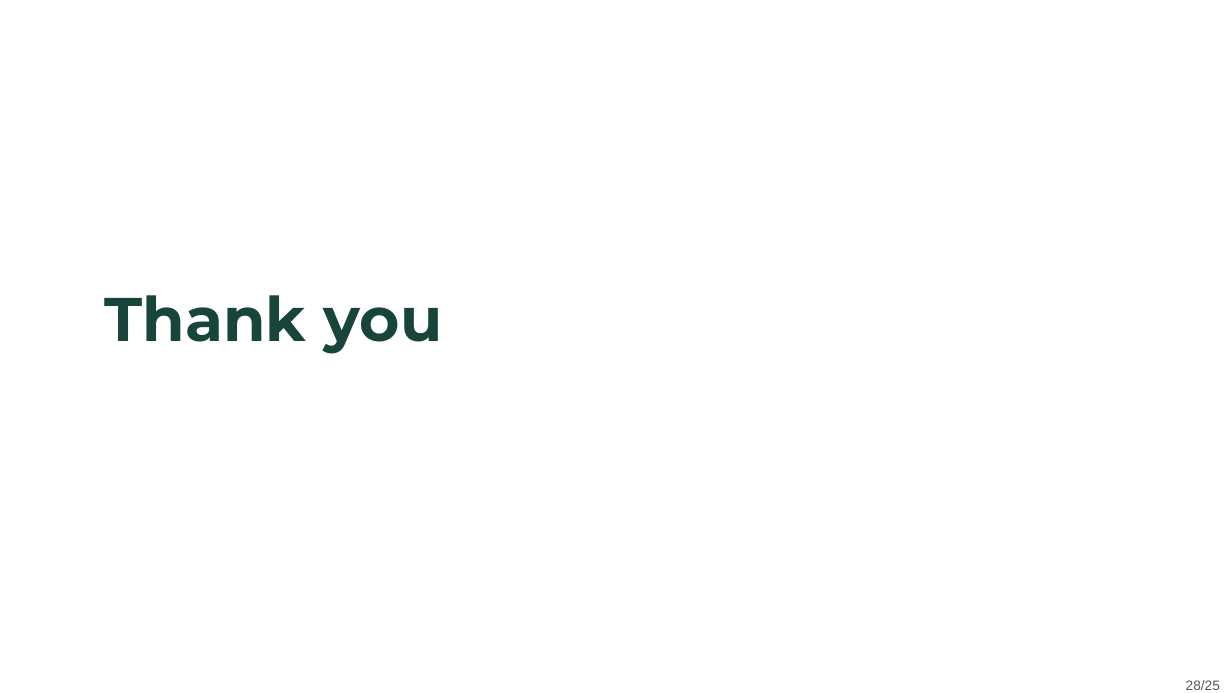
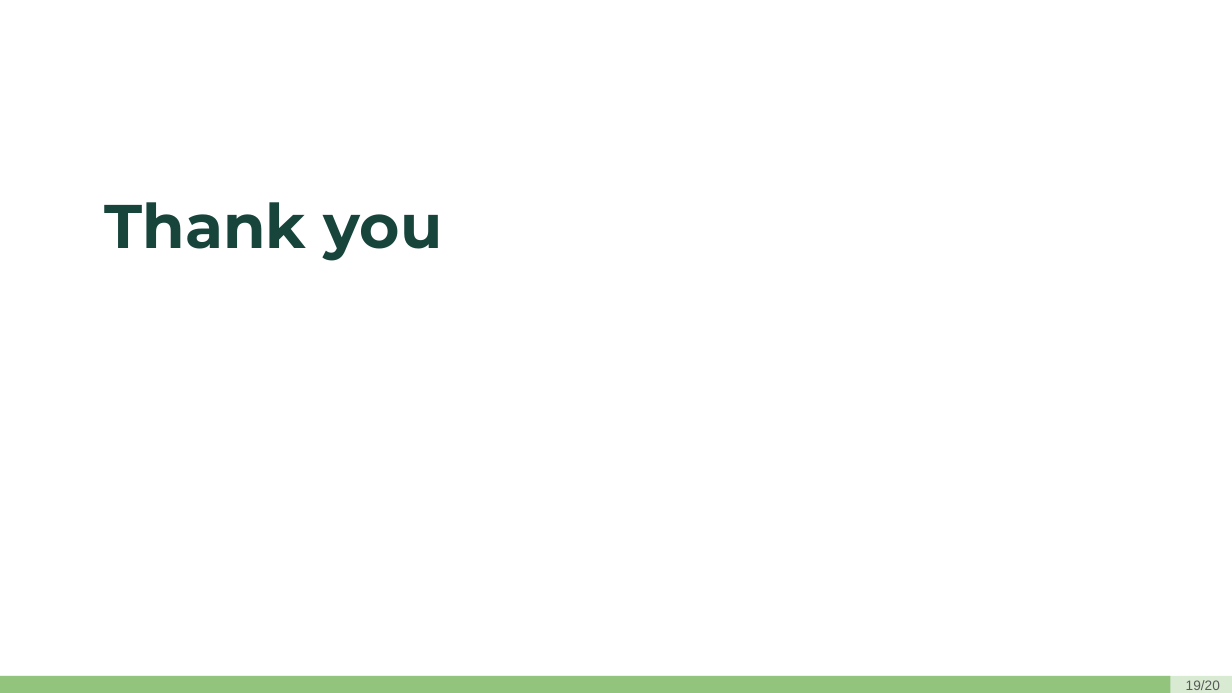
Before and after one commit to ayaanmayooq/LLM-verification-CEGIS, a slide deck: slide 19 of presentation.pptx (slide 28 before the commit). Drawn at 1232x693 pixels with LibreOffice and Linux fonts; fonts in the diff are those of the drawing; background and template pictures are left out. Boxes give left, top, right and bottom in pixels: in the first picture for what was removed or moved away, otherwise in the second. Text is boxed around its words. In the diff, an @@ line names an element or a change of style, - is before the commit and + after.

```diff
--- a/presentation.pptx
+++ b/presentation.pptx
@@ title "Thank you": place and size @@
-title "Thank you" at [105, 295, 443, 354]
+title "Thank you" at [105, 202, 443, 261]
@@ rectangle added at [0, 676, 1232, 693], fill #D9EAD3 @@
@@ rectangle added at [0, 676, 1170, 693], fill #93C47D @@
@@ page number at [1186, 680, 1220, 690]: text changed @@
-28/25
+19/20
```
Also in this commit, not shown: 23 other slides changed, 15 slides added, 4 slides removed.
